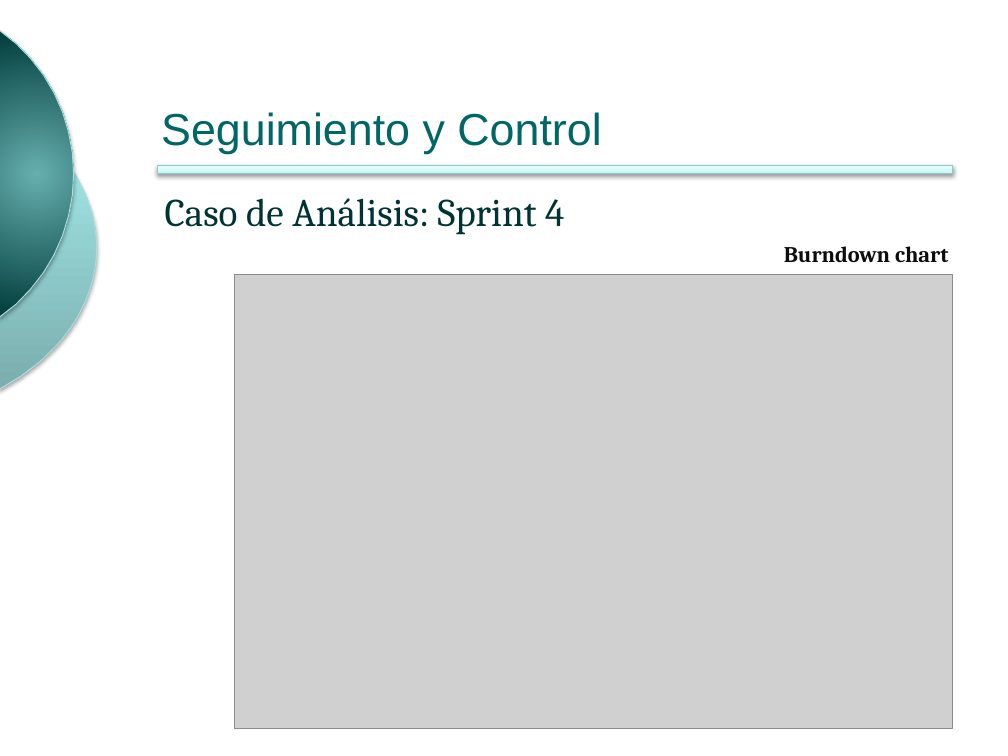
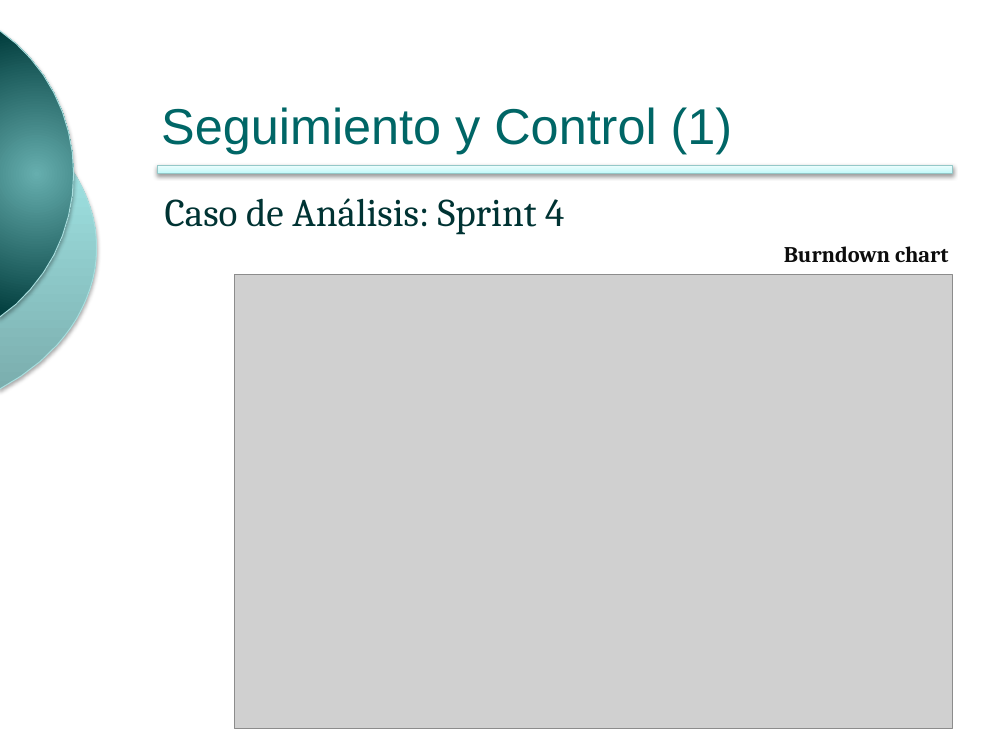
Before and after one commit to ingevy/taller-desarrollo-proyectos-ii-2do-2010, a slide deck: slide 5 of presentations/presentacionFinal.pptx. Drawn at 1008x756 pixels with LibreOffice and Linux fonts; fonts in the diff are those of the drawing; grey boxes stand for pictures; background and template pictures are left out. Boxes give left, top, right and bottom in pixels: in the first picture for what was removed or moved away, otherwise in the second. Text is boxed around its words. In the diff, an @@ line names an element or a change of style, - is before the commit and + after.

```diff
--- a/presentations/presentacionFinal.pptx
+++ b/presentations/presentacionFinal.pptx
@@ title at (x1=161, y1=107, x2=733, y2=153): text changed; size 32 to 36 pt @@
-Seguimiento y Control
+Seguimiento y Control (1)
```
Also in this commit, not shown: 11 other slides changed.
